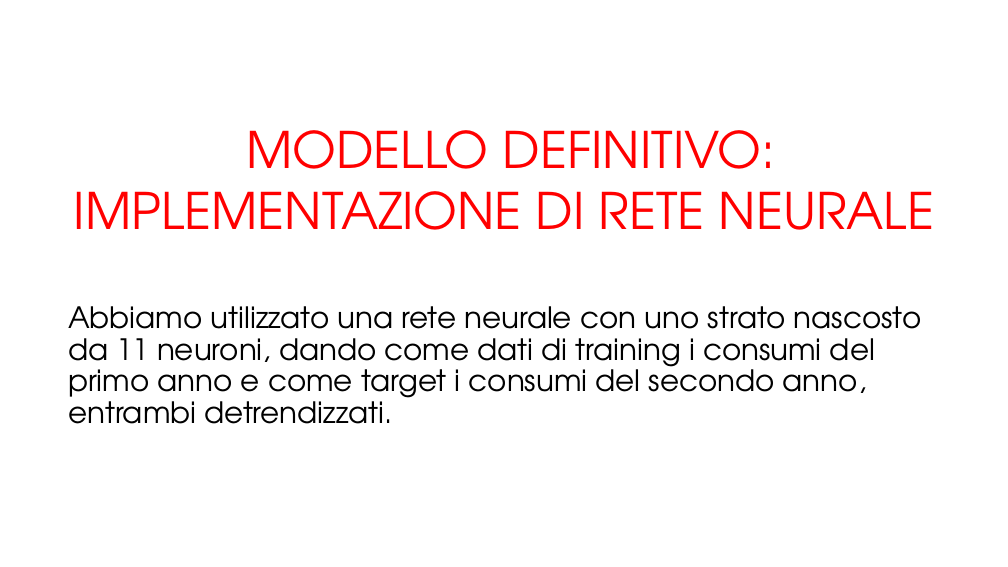
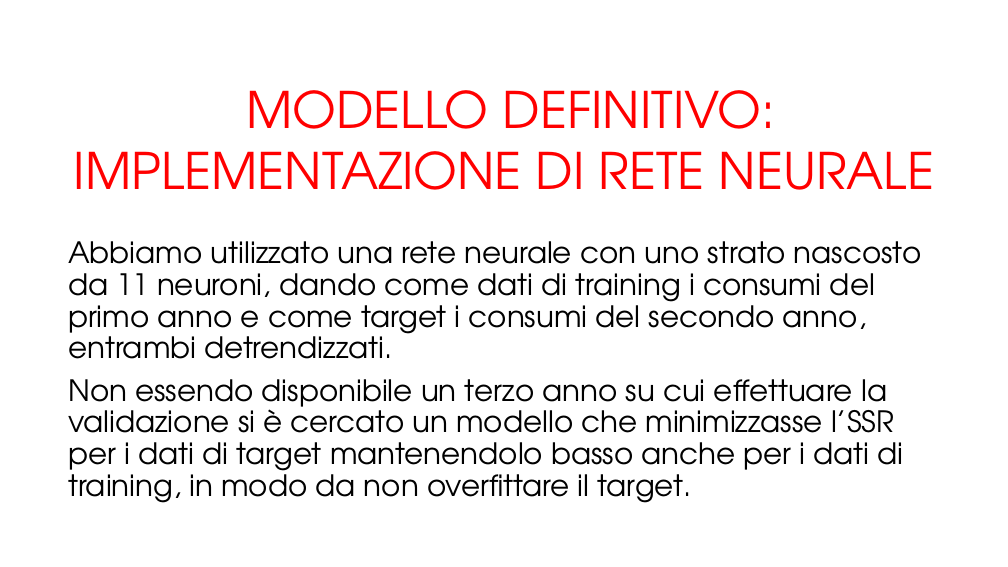
Before and after one commit to arrostini/predittoreDomeniche, a slide deck: slide 23 of progettomatlabfine (1).pptx. Drawn at 1008x567 pixels with LibreOffice and Linux fonts; fonts in the diff are those of the drawing; background and template pictures are left out. Boxes give left, top, right and bottom in pixels: in the first picture for what was removed or moved away, otherwise in the second. Text is boxed around its words. In the diff, an @@ line names an element or a change of style, - is before the commit and + after.

```diff
--- a/progettomatlabfine (1).pptx
+++ b/progettomatlabfine (1).pptx
@@ text "MODELLO DEFINITIVO:": place and size @@
-text "MODELLO DEFINITIVO:" at [74, 130, 934, 230]
+text "MODELLO DEFINITIVO:" at [74, 90, 934, 190]
@@ text "Abbiamo utilizzato una rete neurale ...": place and size @@
-text "Abbiamo utilizzato una rete neurale ..." at [68, 306, 922, 424]
+text "Abbiamo utilizzato una rete neurale ..." at [68, 241, 922, 503]
@@ text at [68, 379, 904, 503]: paragraph added @@
+Non essendo disponibile un terzo anno su cui effettuare la validazione si è cercato un modello che minimizzasse l’SSR per i dati di target mantenendolo basso anche per i dati di training, in modo da non overfittare il target.
```
Also in this commit, not shown: 2 other slides changed, 2 slides added, 1 slide removed.
